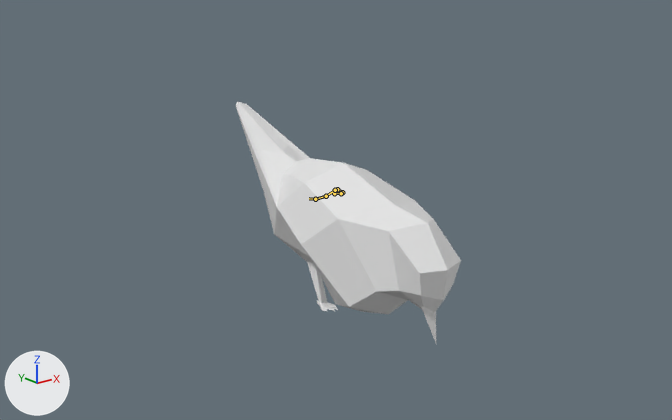
One commit to the FBX model Assets/Models/Birb/Birb.fbx: the scene before it, then after it.
Both versions are drawn from a camera (50 mm lens) standing at (-4.32, -5.42, 2.87) and looking at (0.02, 0.01, 0.7). Every picture has the same lights, and +X, +Y and +Z are marked at lower left. Both versions are drawn at frame 10 of the action 'Bird|Peck'; the numbers are the values there. The bones that change are drawn over the model as lines.

The first picture shows 'Body'.
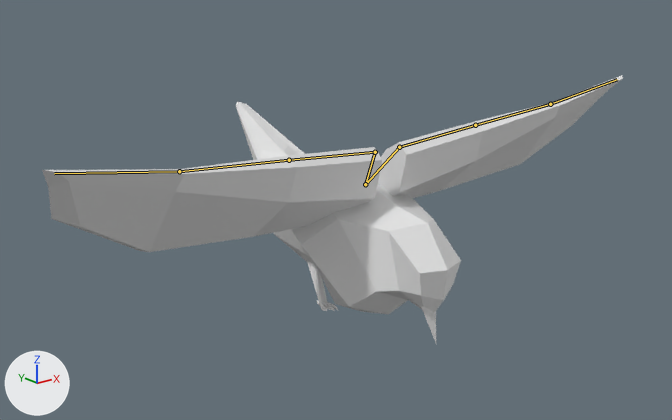
Where the change shows, as pixel boxes (x1, y1, x2, y2) in the pictures (672 x 420 px):
'Wings Mesh', posed (not visible before)
    after: (42, 75, 623, 252)
bone 'Left Wing', root to tip
    before: (334, 193) to (337, 189)
    after: (365, 184) to (399, 147)
bone 'Left Wing.001', root to tip
    before: (337, 189) to (342, 192)
    after: (399, 147) to (475, 125)
bone 'Left Wing.002', root to tip
    before: (342, 192) to (341, 193)
    after: (475, 125) to (550, 104)
bone 'Left Wing.003', root to tip
    before: (341, 193) to (333, 193)
    after: (550, 104) to (617, 79)
bone 'Right Wing', root to tip
    before: (334, 193) to (335, 190)
    after: (365, 184) to (375, 152)
bone 'Right Wing.001', root to tip
    before: (335, 190) to (326, 196)
    after: (375, 152) to (289, 160)
bone 'Right Wing.002', root to tip
    before: (326, 196) to (315, 199)
    after: (289, 160) to (179, 171)
bone 'Right Wing.003', root to tip
    before: (315, 199) to (309, 198)
    after: (179, 171) to (54, 173)

Diff of the bpy script that builds the scene:
```diff
--- a/Assets/Models/Birb/Birb.fbx.py
+++ b/Assets/Models/Birb/Birb.fbx.py
@@ bone_left_wing @@
 bone_left_wing = bpy.data.objects['Bird'].pose.bones['Left Wing']
-bone_left_wing.location = (0.0, 0.0, 0.0)
-bone_left_wing.scale = (0.11, 0.11, 0.11)
+bone_left_wing.location = (-0.05, 0.33, 0.22)
+bone_left_wing.scale = (1.0, 1.0, 1.0)
@@ bone_left_wing_001 @@
 bone_left_wing_001 = bpy.data.objects['Bird'].pose.bones['Left Wing.001']  # child of 'Left Wing'
-bone_left_wing_001.rotation_quaternion = (0.92, -0.14, 0.137, -0.34)  # degrees (-21, 9, -42)
+bone_left_wing_001.rotation_quaternion = (1.0, 0.0, 0.0, -0.016)  # degrees (0, 0, -2)
@@ bone_left_wing_002 @@
 bone_left_wing_002 = bpy.data.objects['Bird'].pose.bones['Left Wing.002']  # child of 'Left Wing.001'
-bone_left_wing_002.rotation_quaternion = (0.936, -0.273, 0.142, -0.172)  # degrees (-35, 10, -24)
+bone_left_wing_002.rotation_quaternion = (0.998, 0.0, -0.003, -0.06)  # degrees (0, 0, -7)
@@ bone_left_wing_003 @@
 bone_left_wing_003 = bpy.data.objects['Bird'].pose.bones['Left Wing.003']  # child of 'Left Wing.002'
-bone_left_wing_003.rotation_quaternion = (0.951, -0.209, 0.146, -0.172)  # degrees (-27, 12, -23)
+bone_left_wing_003.rotation_quaternion = (0.994, 0.0, 0.008, 0.107)  # degrees (0, 1, 12)
@@ bone_right_wing @@
 bone_right_wing = bpy.data.objects['Bird'].pose.bones['Right Wing']
-bone_right_wing.location = (0.0, 0.0, 0.0)
-bone_right_wing.scale = (0.11, 0.11, 0.11)
+bone_right_wing.location = (-0.22, 0.33, 0.05)
+bone_right_wing.scale = (1.0, 1.0, 1.0)
@@ bone_right_wing_001 @@
 bone_right_wing_001 = bpy.data.objects['Bird'].pose.bones['Right Wing.001']  # child of 'Right Wing'
-bone_right_wing_001.rotation_quaternion = (0.92, -0.139, -0.137, 0.339)  # degrees (-21, -9, 42)
+bone_right_wing_001.rotation_quaternion = (1.0, 0.0, 0.0, 0.013)  # degrees (0, 0, 2)
@@ bone_right_wing_002 @@
 bone_right_wing_002 = bpy.data.objects['Bird'].pose.bones['Right Wing.002']  # child of 'Right Wing.001'
-bone_right_wing_002.rotation_quaternion = (0.936, -0.273, -0.142, 0.172)  # degrees (-35, -10, 24)
+bone_right_wing_002.rotation_quaternion = (0.998, -0.002, 0.013, 0.06)  # degrees (0, 1, 7)
@@ bone_right_wing_003 @@
 bone_right_wing_003 = bpy.data.objects['Bird'].pose.bones['Right Wing.003']  # child of 'Right Wing.002'
-bone_right_wing_003.rotation_quaternion = (0.951, -0.209, -0.147, 0.172)  # degrees (-27, -12, 23)
+bone_right_wing_003.rotation_quaternion = (0.994, 0.004, -0.009, -0.108)  # degrees (1, -1, -12)
```
